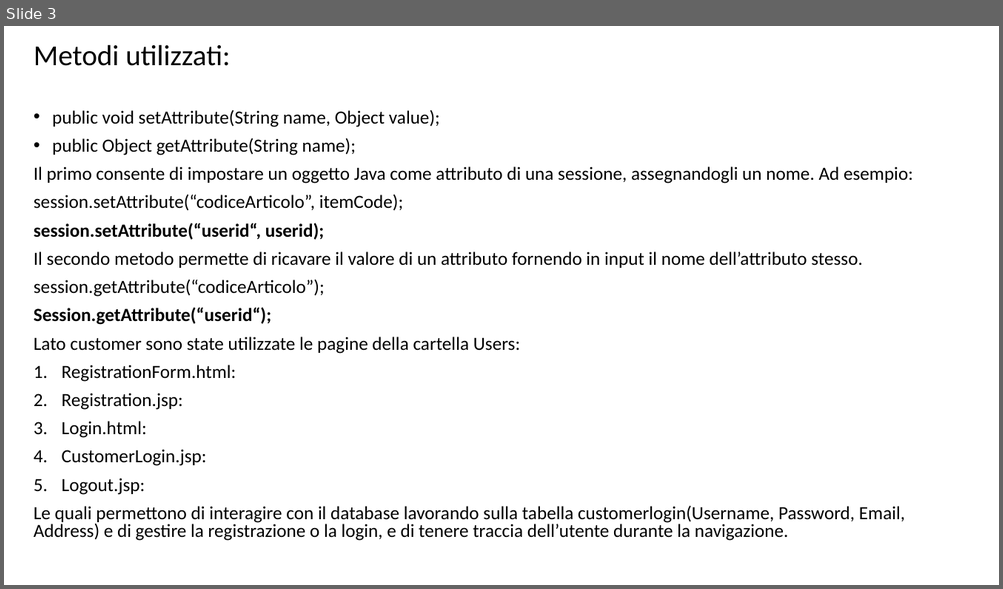
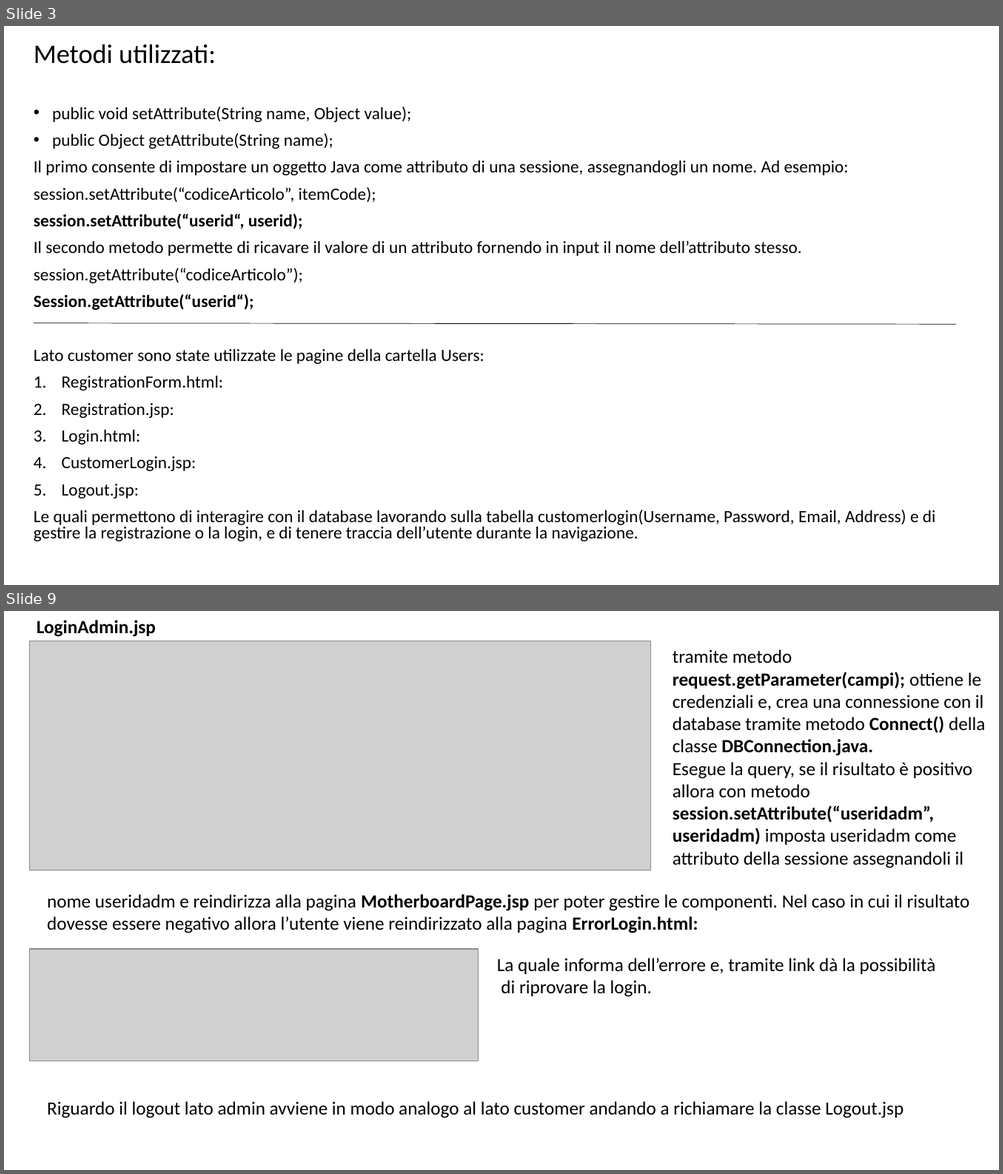
Before and after one commit to EugeHysa/VirtualPCConfiguration, a slide deck: Presentazione nino.pptx. Shown one above the other, each under a label of ours: slide 3 before the commit, slides 3 and 9 after it; the slides between them are not shown. The pictures are 1003x589 and 1003x1174 pixels, drawn with LibreOffice and Linux fonts; fonts in the diff are those of the drawing; grey boxes stand for pictures. Boxes give left, top, right and bottom in pixels: in the first picture for what was removed or moved away, otherwise in the second. Text is boxed around its words. In the diff, an @@ line names an element or a change of style, - is before the commit and + after.

```diff
--- a/Presentazione nino.pptx
+++ b/Presentazione nino.pptx
@@ slide 9 added at bbox=[4, 611, 999, 1170], background #FFFFFF @@
@@ text added at bbox=[37, 620, 156, 637], 18 pt, text #000000, bold @@
+LoginAdmin.jsp
@@ picture added at bbox=[29, 641, 650, 870] @@
@@ text added at bbox=[672, 649, 984, 869], 18 pt, text #000000 @@
+tramite metodo request.getParameter(campi); ottiene le credenziali e, crea una connessione con il database tramite metodo Connect() della classe DBConnection.java.
+Esegue la query, se il risultato è positivo allora con metodo session.setAttribute(“useridadm”, useridadm) imposta useridadm come attributo della sessione assegnandoli il
@@ text added at bbox=[47, 894, 970, 934], 18 pt, text #000000 @@
+nome useridadm e reindirizza alla pagina MotherboardPage.jsp per poter gestire le componenti. Nel caso in cui il risultato dovesse essere negativo allora l’utente viene reindirizzato alla pagina ErrorLogin.html:
@@ picture added at bbox=[29, 949, 478, 1062] @@
@@ text added at bbox=[497, 958, 936, 997], 18 pt, text #000000 @@
+La quale informa dell’errore e, tramite link dà la possibilità
+di riprovare la login.
@@ text added at bbox=[47, 1102, 903, 1119], 18 pt, text #000000 @@
+Riguardo il logout lato admin avviene in modo analogo al lato customer andando a richiamare la classe Logout.jsp
@@ slide 3 changed as well @@
@@ text "Metodi utilizzati:" at bbox=[34, 44, 936, 542]: size 28 to 25.9 pt in "Metodi utilizzati:"; size 18 to 16.6 pt @@
@@ line added from (33, 323) to (956, 324), #000000 0.5 pt @@
```
Also in this commit, not shown: 3 other slides changed, 4 other slides added.
